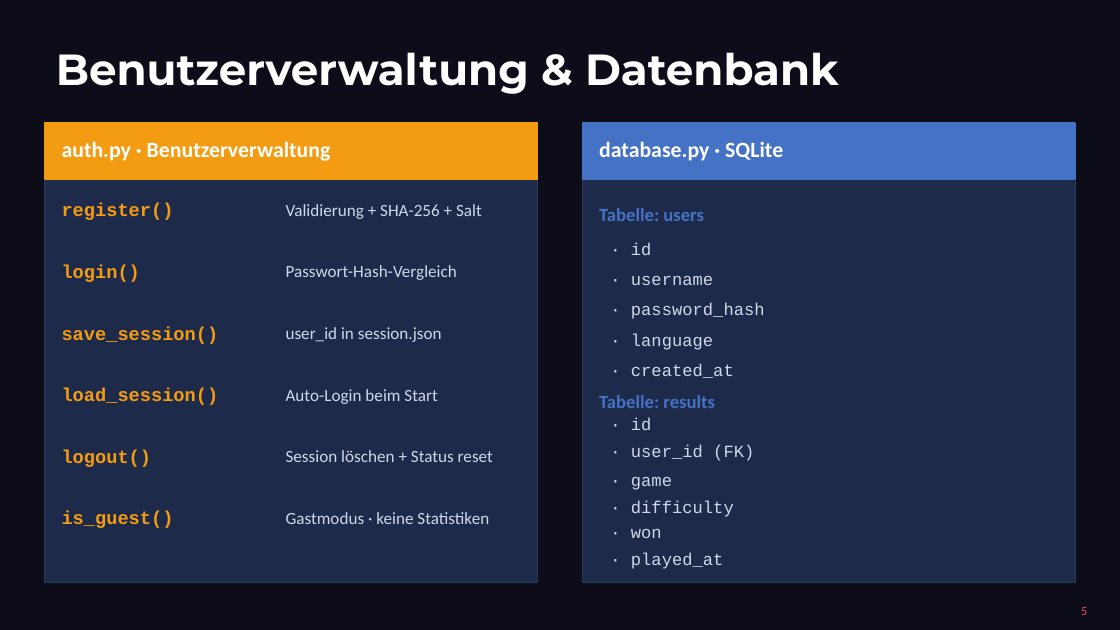
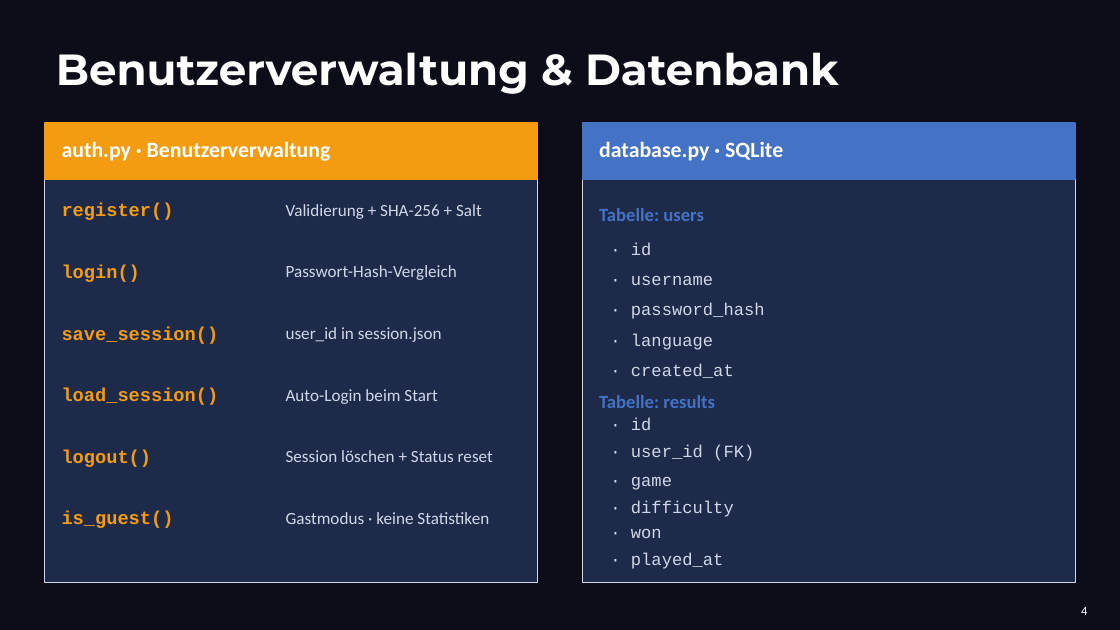
Before and after one commit to Tasterloster/Projekt_berufsschule, a slide deck: slide 4 of Präsentation/Präsentation_Projekt/HHBKTendo_Praesentation_1.pptx (slide 5 before the commit). Drawn at 1120x630 pixels with LibreOffice and Linux fonts; fonts in the diff are those of the drawing. Boxes give left, top, right and bottom in pixels: in the first picture for what was removed or moved away, otherwise in the second. Text is boxed around its words. In the diff, an @@ line names an element or a change of style, - is before the commit and + after.

```diff
--- a/Präsentation/Präsentation_Projekt/HHBKTendo_Praesentation_1.pptx
+++ b/Präsentation/Präsentation_Projekt/HHBKTendo_Praesentation_1.pptx
@@ rectangle at (45, 123, 538, 582): outline #2A3A5E 0.5 pt to #D0D7E8 0.5 pt @@
@@ rectangle at (582, 123, 1075, 582): outline #2A3A5E 0.5 pt to #D0D7E8 0.5 pt @@
@@ text at (1081, 607, 1087, 615): text changed; text colour #E94560 to #FFFFFF @@
-5
+4
```
Also in this commit, not shown: 20 other slides changed, 1 other file.
